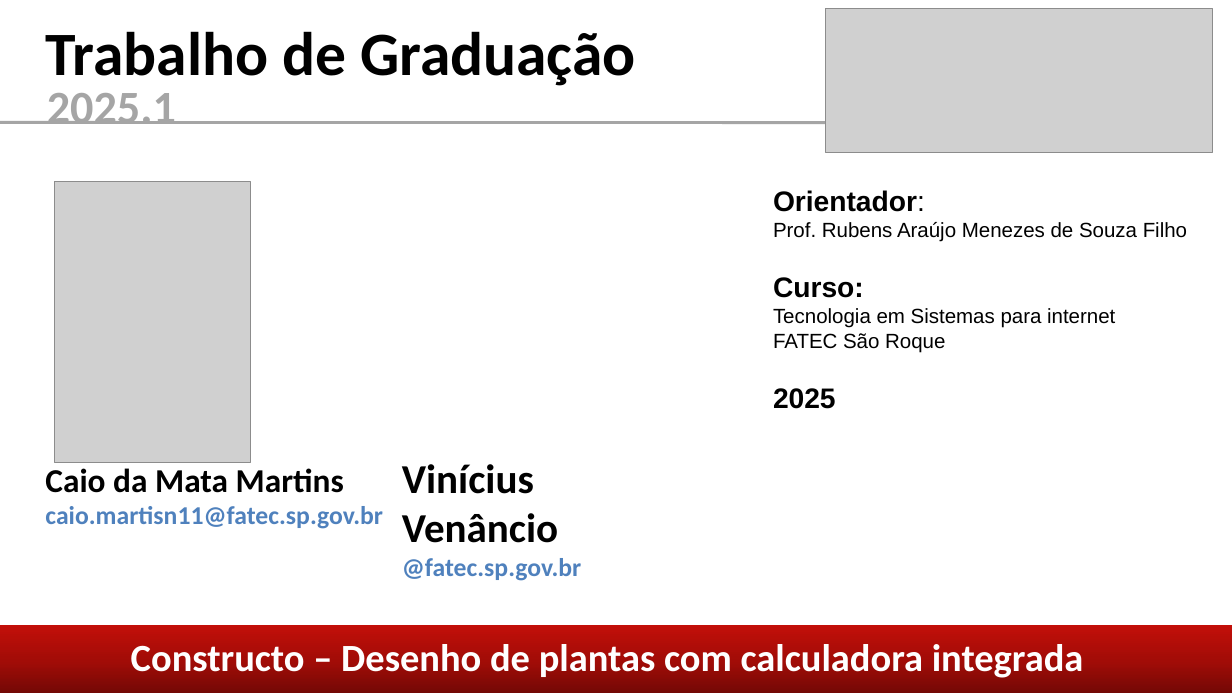
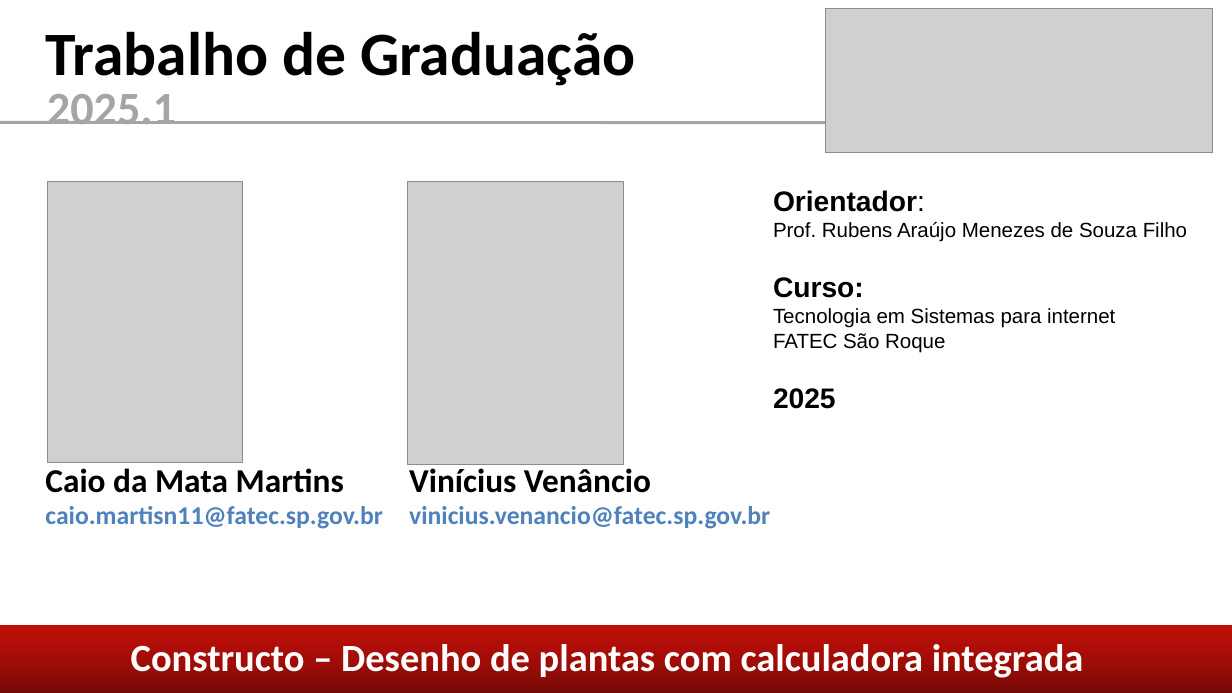
Before and after one commit to caiom4754/Constructo, a slide deck: slide 2 of coisas/Apresentação TG.pptx. Drawn at 1232x693 pixels with LibreOffice and Linux fonts; fonts in the diff are those of the drawing; grey boxes stand for pictures. Boxes give left, top, right and bottom in pixels: in the first picture for what was removed or moved away, otherwise in the second. Text is boxed around its words. In the diff, an @@ line names an element or a change of style, - is before the commit and + after.

Commit message:
ajustes nas referencias das páginas e ajustes na apresentação

```diff
--- a/coisas/Apresentação TG.pptx
+++ b/coisas/Apresentação TG.pptx
@@ picture: place and size @@
-picture at (55,182,250,463)
+picture at (47,182,243,463)
@@ picture added at (408,182,624,465) @@
@@ text "Vinícius Venâncio": place and size @@
-text "Vinícius Venâncio" at (402,464,581,581)
+text "Vinícius Venâncio" at (409,468,770,529)
@@ text at (409,468,651,493): size 32 to 26 pt in "Vinícius Venâncio" @@
@@ text at (409,506,770,529): text changed @@
-@fatec.sp.gov.br
+vinicius.venancio@fatec.sp.gov.br
```
Also in this commit, not shown: 7 other files.
